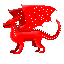
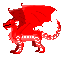
Layered file, before and after one edit (w=64, h=64). Changes by layer:
hid group "night" (23 layers) over box(3, 3, 61, 54)
added group "sea" with 19 layers above "sky" over box(3, 3, 61, 54)
added layer "eyes" (6th of 7, in "sea") in group "sea" over box(3, 3, 61, 54)
added group "wings" (6th of 7, in "sea") with 3 layers in group "sea" over box(3, 3, 61, 54)
added layer "primary" (26th of 35, in "sea" › "wings") in group "wings" over box(3, 3, 61, 54)
added layer "membranes" (7th of 8, in "sea" › "wings") in group "wings" over box(3, 3, 61, 54)
added layer "spikes" (25th of 32, in "sea" › "wings") in group "wings" over box(3, 3, 61, 54)
added group "head" (6th of 7, in "sea") with 2 layers in group "sea" over box(3, 3, 61, 54)
added layer "spikes" (26th of 32, in "sea" › "head") in group "head" over box(3, 3, 61, 54)
added layer "primary" (27th of 35, in "sea" › "head") in group "head" over box(3, 3, 61, 54)
added group "legs" (6th of 7, in "sea") with 2 layers in group "sea" over box(3, 3, 61, 54)
added layer "spikes" (27th of 32, in "sea" › "legs") in group "legs" over box(3, 3, 61, 54)
added layer "primary" (28th of 35, in "sea" › "legs") in group "legs" over box(3, 3, 61, 54)
added group "tail" (6th of 7, in "sea") with 3 layers in group "sea" over box(3, 3, 61, 54)
added layer "secondary" (21st of 26, in "sea" › "tail") in group "tail" over box(3, 3, 61, 54)
added layer "underscales" (10th of 13, in "sea" › "tail") in group "tail" over box(3, 3, 61, 54)
added layer "primary" (29th of 35, in "sea" › "tail") in group "tail" over box(3, 3, 61, 54)
added group "body" (6th of 7, in "sea") with 3 layers in group "sea" over box(3, 3, 61, 54)
added layer "underscales" (11th of 13, in "sea" › "body") in group "body" over box(3, 3, 61, 54)
added layer "secondary" (22nd of 26, in "sea" › "body") in group "body" over box(3, 3, 61, 54)
added layer "primary" (30th of 35, in "sea" › "body") in group "body" over box(3, 3, 61, 54)
